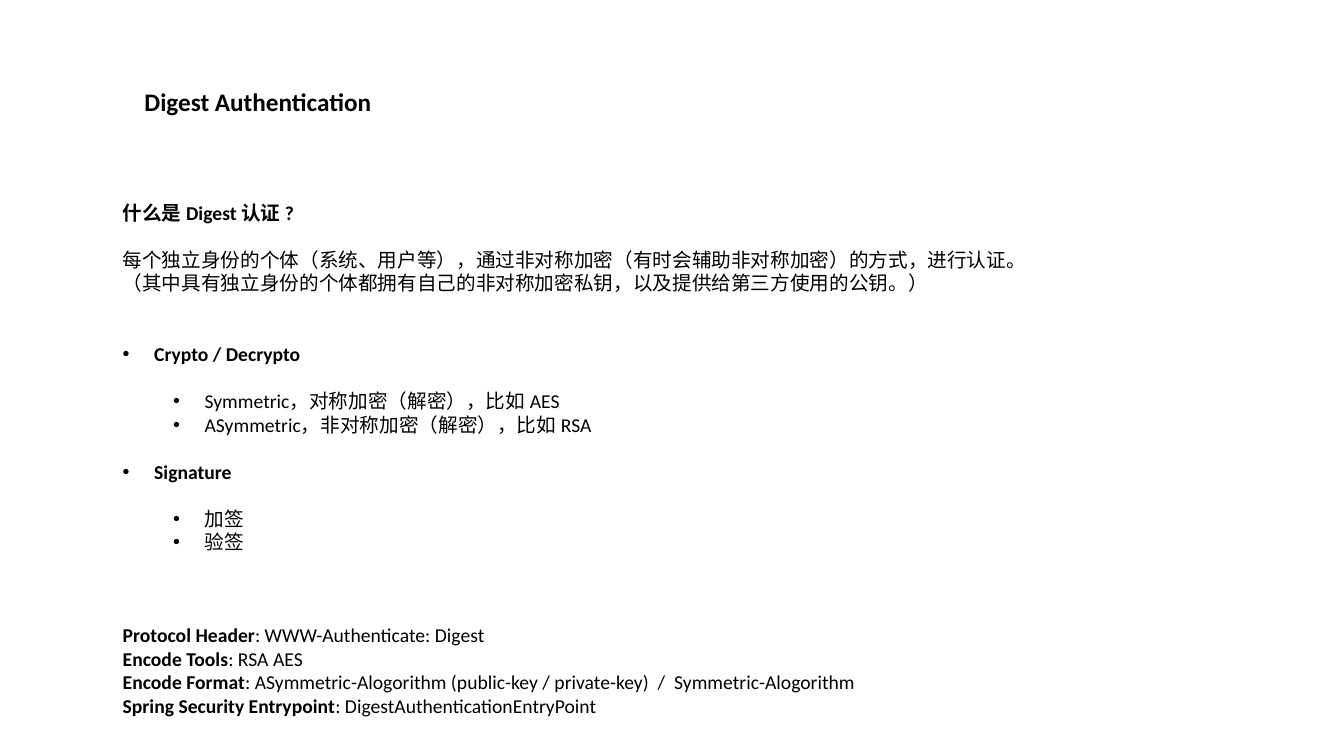
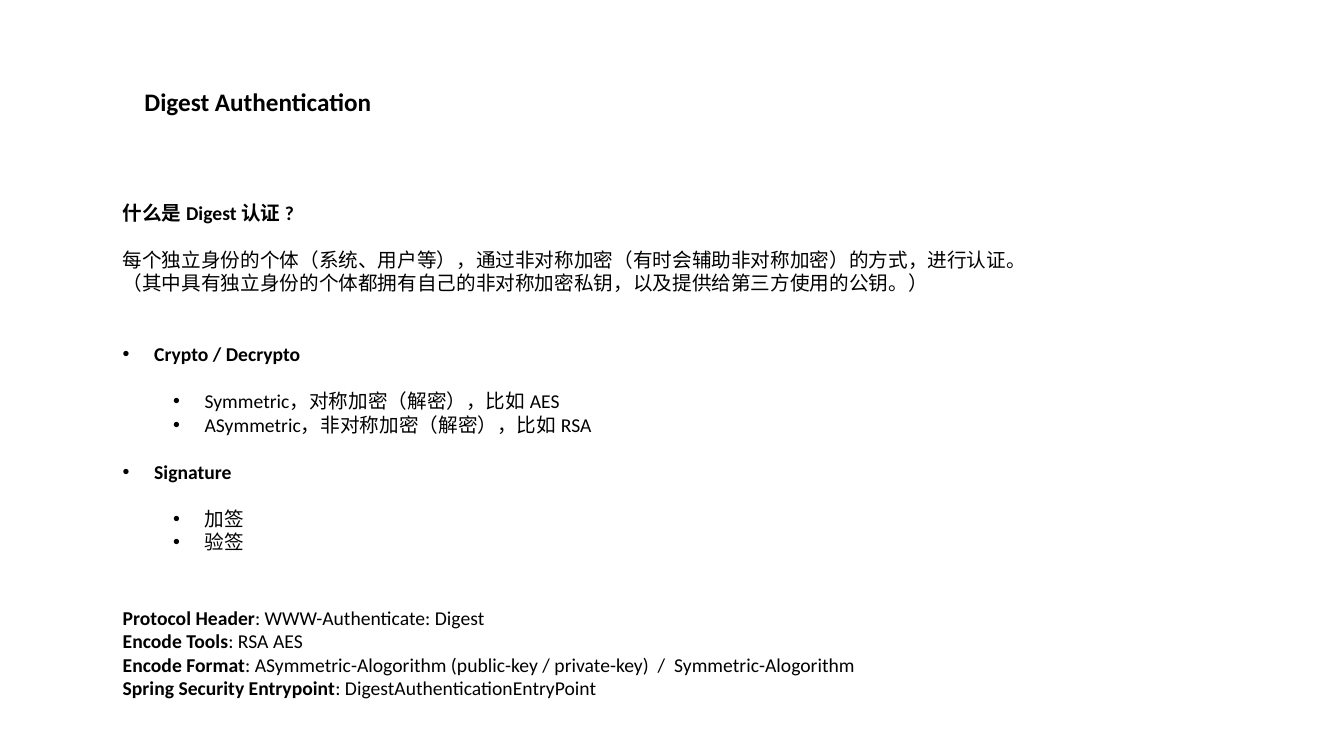
Before and after one commit to plumnx/DIALY, a slide deck: slide 5 of 2020-7-13-----Spring Security Report/Spring Security.pptx. Drawn at 1344x756 pixels with LibreOffice and Linux fonts; fonts in the diff are those of the drawing. Boxes give left, top, right and bottom in pixels: in the first picture for what was removed or moved away, otherwise in the second. Text is boxed around its words. In the diff, an @@ line names an element or a change of style, - is before the commit and + after.

```diff
--- a/2020-7-13-----Spring Security Report/Spring Security.pptx
+++ b/2020-7-13-----Spring Security Report/Spring Security.pptx
@@ text "Protocol Header: WWW-Authenticate: Digest" moved from (x1=123, y1=628, x2=854, y2=717) to (x1=123, y1=611, x2=854, y2=699) @@
```
Also in this commit, not shown: 12 other slides changed, 3 slides added, 4 slides removed.
